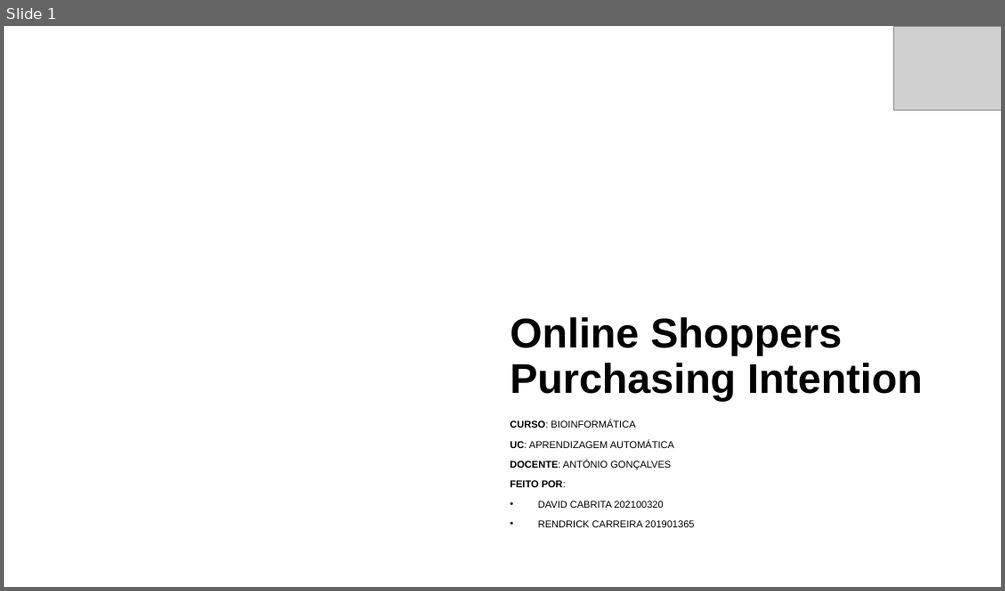
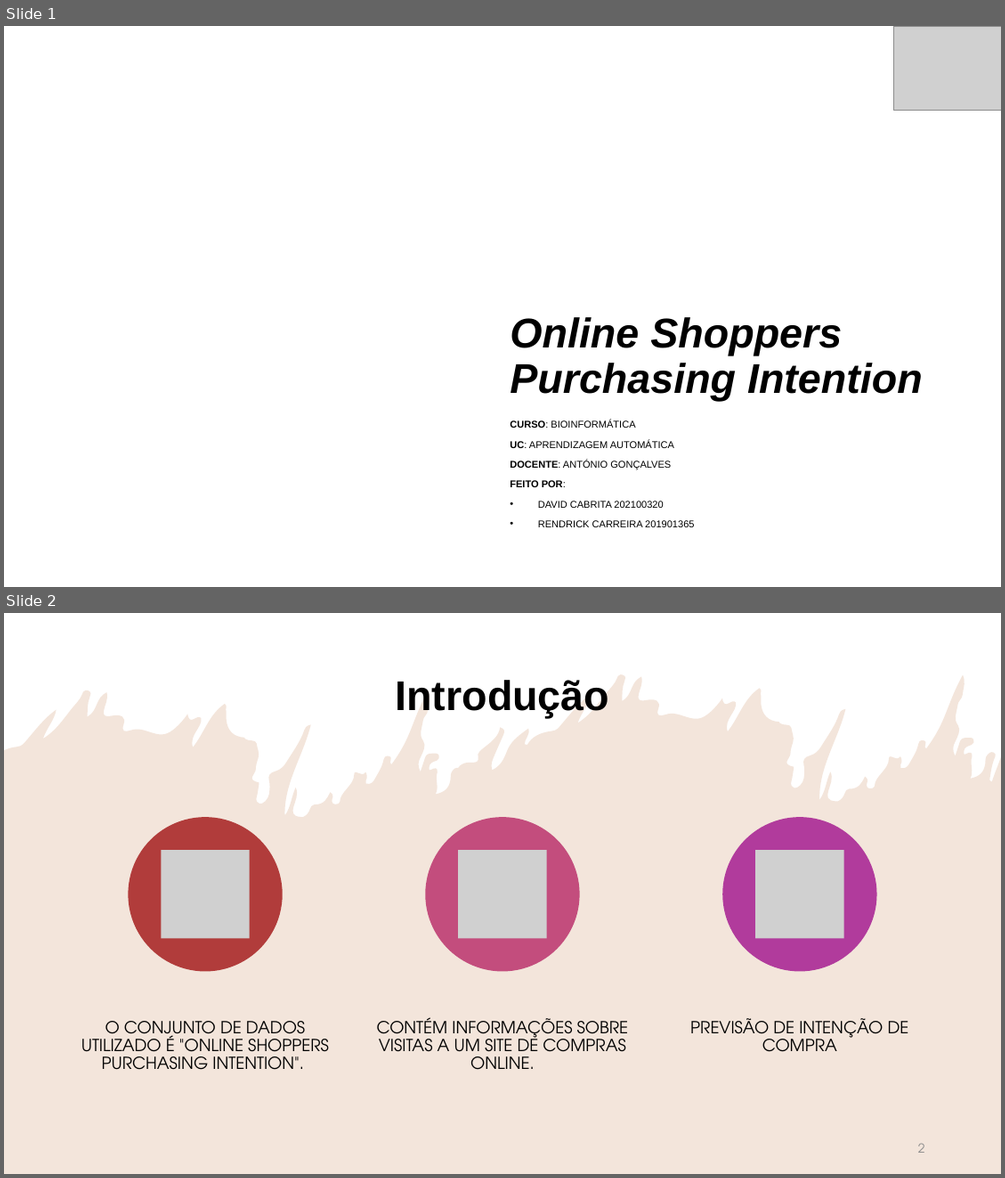
Before and after one commit to Rendrick27/Online_Shoppers_Purchasing, a slide deck: Main/Machine Learning.pptx. Shown one above the other, each under a label of ours: slide 1 before the commit, slides 1 and 2 after it. The pictures are 1005x591 and 1005x1178 pixels, drawn with LibreOffice and Linux fonts; fonts in the diff are those of the drawing; grey boxes stand for pictures; background and template pictures are left out. Boxes give left, top, right and bottom in pixels: in the first picture for what was removed or moved away, otherwise in the second. Text is boxed around its words. In the diff, an @@ line names an element or a change of style, - is before the commit and + after.

```diff
--- a/Main/Machine Learning.pptx
+++ b/Main/Machine Learning.pptx
@@ slide 2 added at box(4, 613, 1001, 1174), background #FFFFFF @@
@@ freeform shape added at box(4, 639, 251, 755), fill #C37F4D at 20% opacity @@
@@ rectangle added at box(4, 613, 1001, 1174), fill #FFFFFF @@
@@ freeform shape added at box(4, 674, 1001, 1174), fill #C37F4D at 20% opacity @@
@@ title added at box(396, 680, 610, 718), 40 pt, text #000000, bold @@
+Introdução
@@ group added at box(81, 817, 909, 1070): 3 ellipses, 3 pictures, 3 texts @@
+O CONJUNTO DE DADOS UTILIZADO É "ONLINE SHOPPERS PURCHASING INTENTION".
+CONTÉM INFORMAÇÕES SOBRE VISITAS A UM SITE DE COMPRAS ONLINE.
+PREVISÃO DE INTENÇÃO DE COMPRA
@@ page number added at box(918, 1143, 925, 1152), 12 pt, text #8C8C8C @@
+2
@@ slide 1 changed as well @@
@@ title "Online Shoppers Purchasing Intention" at box(510, 317, 922, 401): italic on @@
```
Also in this commit, not shown: 2 other slides changed, 9 other slides added, 6 slides removed, 1 other file.
